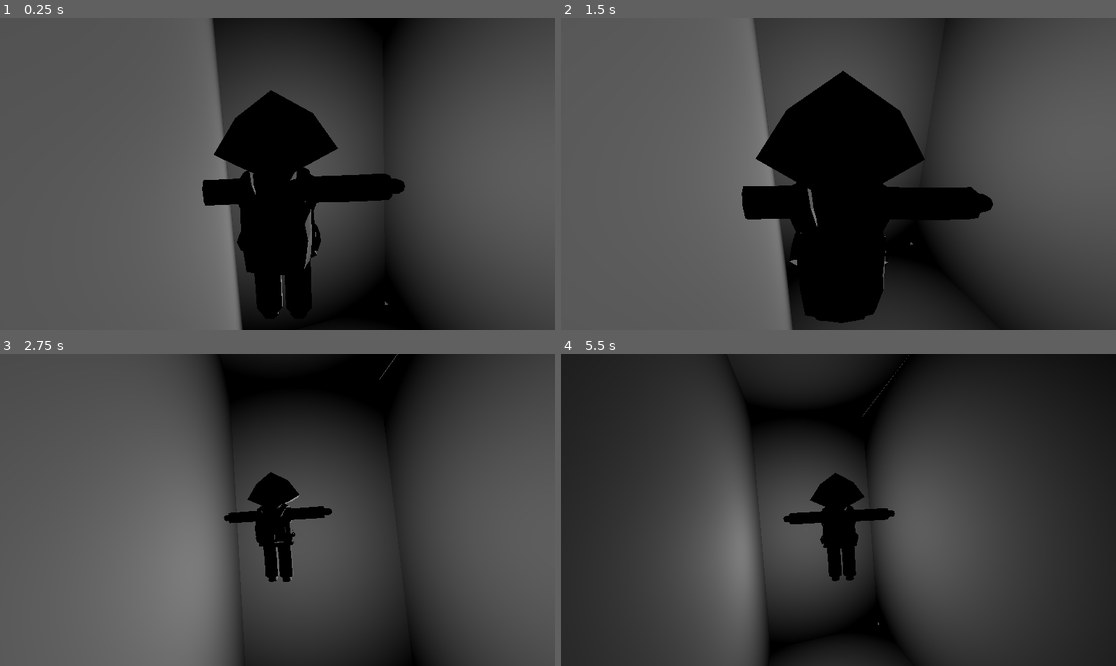
Above: before the commit, frames 1-4 (two rows, left to right).
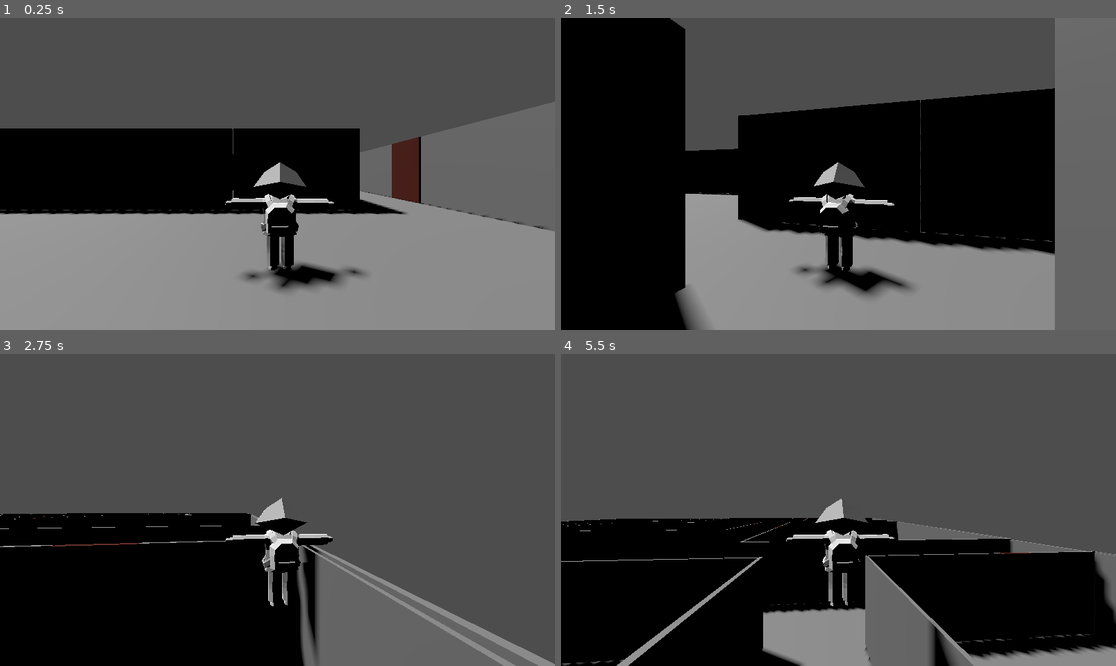
Above: after the commit, the same moments.

Repository: GuerrieraDellaLuna/Indya-Varyale
Game: Godot game, scene res://scenes/main.tscn
The game is run twice, just before and just after one commit, with the same random seed, the same clock (stepped at 60 frames per second) and the same inputs.
Inputs (mouse positions are in pixels of both pictures, inside the frame that each line leads up to):
- Up to frame 1 (0.25 s): no input
- Up to frame 2 (1.5 s): tap Enter (ui_accept) at 0.5, 0.77 s; move the mouse to (960, 158) at 0.52 s; hold D (right) 0.53-1.25 s; click (960, 158) at 0.67 s; drag from (727, 189) to (810, 236) at 1.27 s
- Up to frame 3 (2.75 s): tap Enter (ui_accept) at 2 s; move the mouse to (333, 441) at 2.02 s; hold D (right) from 2.03 s (still down); click (333, 441) at 2.17 s
- Up to frame 4 (5.5 s): release D (right) at 2.75 s; drag from (810, 572) to (672, 463) at 2.77 s; tap Enter (ui_accept) at 3.5, 3.77, 5 s; move the mouse to (1005, 556) at 3.52 s; hold A (left) 3.53-4.25 s; click (1005, 556) at 3.67 s; drag from (672, 463) to (755, 432) at 4.27 s; move the mouse to (866, 510) at 5.02 s; hold S (back) from 5.03 s (still down); click (866, 510) at 5.17 s

The runs differ from the first frame. In frame 1, 64% of the frame differs, in the area x 0-100%, y 0-100%; in frame 2, 66%; in frame 3, 54%; in frame 4, 82%.

Commit message:
fixed player movement

Diff:
--- a/V1/scenes/Player.gd
+++ b/V1/scenes/Player.gd
@@ -27,7 +27,7 @@
 	# As good practice, you should replace UI actions with custom gameplay actions.
 	var input_dir = Input.get_vector("left", "right", "forward", "back")
 	var direction = (transform.basis * Vector3(input_dir.x, 0, input_dir.y)).normalized()
-	direction = direction.rotated(Vector3.UP, spring_arm.rotation.x)
+	direction = direction.rotated(Vector3.UP, spring_arm.rotation.y)
 	# Vector3(input_dir.x, 0, input_dir.y).rotated(Vector3.UP,spring_arm.rotation.x)
 	# (transform.basis * Vector3(input_dir.x, 0, input_dir.y)).normalized()
 	if direction:
@@ -41,6 +41,6 @@
 
 func _unhandled_input(event):
 	if event is InputEventMouseMotion:
-		spring_arm.rotation.x -= event.relative.y * MOUSE_SENSITIVITY
-		spring_arm.rotation_degrees.x = clamp(spring_arm.rotation_degrees.x, -90.0, 30.0)
+		# spring_arm.rotation.x -= event.relative.y * MOUSE_SENSITIVITY
+		spring_arm.rotation_degrees.x = clamp(spring_arm.rotation_degrees.x, -90.0, 00.0)
 		spring_arm.rotation.y -= event.relative.x * MOUSE_SENSITIVITY
--- a/V1/scenes/level_v_2.tscn
+++ b/V1/scenes/level_v_2.tscn
@@ -9,6 +9,7 @@
 [ext_resource type="PackedScene" uid="uid://chsfvms1qb108" path="res://scenes/room_7.tscn" id="7_1iiqc"]
 [ext_resource type="PackedScene" uid="uid://0vmgfkmjhu32" path="res://scenes/room_8.tscn" id="8_p6br4"]
 [ext_resource type="PackedScene" uid="uid://bu5k0bfd3tk0b" path="res://scenes/room_9.tscn" id="9_bon01"]
+[ext_resource type="PackedScene" uid="uid://dx6g0cq42d76v" path="res://scenes/player.tscn" id="10_en32l"]
 
 [sub_resource type="BoxShape3D" id="BoxShape3D_a7g2v"]
 
@@ -90,3 +91,7 @@
 [node name="Room8" parent="." instance=ExtResource("8_p6br4")]
 
 [node name="Room9" parent="." instance=ExtResource("9_bon01")]
+
+[node name="CharacterBody3D" parent="." instance=ExtResource("10_en32l")]
+transform = Transform3D(1, 0, 0, 0, 0.999999, 0, 0, 0, 1, -1.55947, 0.025, 0.672046)
+metadata/_edit_lock_ = true
--- a/V1/scenes/main.tscn
+++ b/V1/scenes/main.tscn
@@ -1,63 +1,9 @@
-[gd_scene load_steps=7 format=3 uid="uid://dllo3od5a6l7y"]
+[gd_scene load_steps=2 format=3 uid="uid://dllo3od5a6l7y"]
 
-[ext_resource type="PackedScene" uid="uid://dx6g0cq42d76v" path="res://scenes/player.tscn" id="1_8cynx"]
-
-[sub_resource type="BoxMesh" id="BoxMesh_fynqy"]
-size = Vector3(8, 8, 0.01)
-
-[sub_resource type="ConcavePolygonShape3D" id="ConcavePolygonShape3D_vcgib"]
-data = PackedVector3Array(-4, 4, 0.005, 4, 4, 0.005, -4, -4, 0.005, 4, 4, 0.005, 4, -4, 0.005, -4, -4, 0.005, 4, 4, -0.005, -4, 4, -0.005, 4, -4, -0.005, -4, 4, -0.005, -4, -4, -0.005, 4, -4, -0.005, 4, 4, 0.005, 4, 4, -0.005, 4, -4, 0.005, 4, 4, -0.005, 4, -4, -0.005, 4, -4, 0.005, -4, 4, -0.005, -4, 4, 0.005, -4, -4, -0.005, -4, 4, 0.005, -4, -4, 0.005, -4, -4, -0.005, 4, 4, 0.005, -4, 4, 0.005, 4, 4, -0.005, -4, 4, 0.005, -4, 4, -0.005, 4, 4, -0.005, -4, -4, 0.005, 4, -4, 0.005, -4, -4, -0.005, 4, -4, 0.005, 4, -4, -0.005, -4, -4, -0.005)
-
-[sub_resource type="BoxMesh" id="BoxMesh_hic7k"]
-size = Vector3(8, 4, 0.01)
-
-[sub_resource type="PlaneMesh" id="PlaneMesh_w7f50"]
-size = Vector2(3.5, 4)
-
-[sub_resource type="PlaneMesh" id="PlaneMesh_cwjrm"]
-size = Vector2(9, 8)
+[ext_resource type="PackedScene" uid="uid://ske57ek6uenu" path="res://scenes/level_v_2.tscn" id="1_h0xi1"]
 
 [node name="Main" type="Node3D"]
-transform = Transform3D(-0.0933823, -0.983243, -0.156569, -0.988823, 0.0732318, 0.129872, -0.11623, 0.166947, -0.979091, -6.54347e-05, 0, 0.0011059)
+transform = Transform3D(1, 0, 0, 0, 1, 0, 0, 0, 1, -6.54347e-05, 0, 0.0011059)
 
-[node name="Floor" type="MeshInstance3D" parent="."]
-transform = Transform3D(0.118733, -0.0879648, 0.989022, -0.160675, -0.984642, -0.0682861, 0.979839, -0.150803, -0.131043, 0, 0, 0)
-mesh = SubResource("BoxMesh_fynqy")
-
-[node name="StaticBody3D" type="StaticBody3D" parent="Floor"]
-
-[node name="CollisionShape3D" type="CollisionShape3D" parent="Floor/StaticBody3D"]
-shape = SubResource("ConcavePolygonShape3D_vcgib")
-
-[node name="Wall" type="Node3D" parent="."]
-transform = Transform3D(0.118733, -0.0879648, 0.989022, -0.160675, -0.984642, -0.068286, 0.979839, -0.150803, -0.131043, 0.229996, -0.0500894, 0.0120942)
-
-[node name="Wall3" type="MeshInstance3D" parent="Wall"]
-transform = Transform3D(0.00988476, 0.00590563, -0.999937, 0.999954, -0.00209342, 0.00987258, -0.00203497, -0.999984, -0.00592601, 3.92556, -0.00148789, -2.12735)
-mesh = SubResource("BoxMesh_hic7k")
-skeleton = NodePath("")
-
-[node name="Wall4" type="MeshInstance3D" parent="Wall"]
-transform = Transform3D(0.999908, 0.0130233, -0.00388022, 0.0130126, -0.999912, -0.00276536, -0.00391589, 0.00271463, -0.999989, 2.15166, 3.86331, -2.21371)
-mesh = SubResource("PlaneMesh_w7f50")
-
-[node name="Wall6" type="MeshInstance3D" parent="Wall"]
-transform = Transform3D(1, -4.02522e-05, -0.000139831, 4.32311e-05, 0.999772, 0.0214129, 0.000138939, -0.0214129, 0.999771, 2.49154, -4.04025, -2.19919)
-mesh = SubResource("PlaneMesh_w7f50")
-
-[node name="Wall5" type="MeshInstance3D" parent="Wall"]
-transform = Transform3D(0.999909, 0.0129824, -0.00401328, 0.0130516, -0.999759, 0.0177232, -0.00378222, -0.017774, -0.999835, -2.32327, 3.94453, -2.23222)
-mesh = SubResource("PlaneMesh_w7f50")
-
-[node name="Wall7" type="MeshInstance3D" parent="Wall"]
-transform = Transform3D(1, -3.41469e-05, -0.000117891, 3.62559e-05, 0.999839, 0.0180627, 0.000117257, -0.0180628, 0.999837, -2.2715, -3.99766, -2.19491)
-mesh = SubResource("PlaneMesh_w7f50")
-
-[node name="OmniLight3D" type="OmniLight3D" parent="."]
-transform = Transform3D(-0.0896891, -0.989311, -0.114979, -0.991844, 0.0782228, 0.100634, -0.0905638, 0.123067, -0.988257, -1.37236, -0.175496, 1.38896)
-
-[node name="Roof" type="MeshInstance3D" parent="."]
-transform = Transform3D(0.117382, 0.989503, 0.0842687, -0.165457, -0.0641829, 0.984124, 0.979203, -0.129461, 0.156187, -3.93077, 0.361849, 0.528831)
-mesh = SubResource("PlaneMesh_cwjrm")
-
-[node name="CharacterBody3D" parent="." instance=ExtResource("1_8cynx")]
+[node name="level_V2" parent="." instance=ExtResource("1_h0xi1")]
+transform = Transform3D(1, -1.86265e-09, 0, -7.45058e-09, 1, 0, -7.45058e-09, -1.49012e-08, 1, -0.0804078, -0.774495, -0.175491)
--- a/V1/scenes/player.tscn
+++ b/V1/scenes/player.tscn
@@ -4,21 +4,20 @@
 [ext_resource type="PackedScene" uid="uid://dq8lv7s0pd7ai" path="res://test_character.glb" id="2_nhmml"]
 
 [sub_resource type="CapsuleShape3D" id="CapsuleShape3D_336gw"]
+height = 2.15865
 
 [node name="CharacterBody3D" type="CharacterBody3D"]
-transform = Transform3D(-4.37114e-08, 0.999999, 0, -1, -4.37113e-08, 0, 0, 0, 1, -0.0325307, 0.0259087, 0.0459475)
+transform = Transform3D(1, 0, 0, 0, 0.999999, 0, 0, 0, 1, 0, 0, 0)
 script = ExtResource("1_kchju")
 
 [node name="CollisionShape3D" type="CollisionShape3D" parent="."]
-transform = Transform3D(-0.00597169, -0.297386, 0.0390608, 0.299912, -0.00645589, -0.00330019, 0.00411202, 0.0389837, 0.297428, -0.19339, 0.0143224, 0.0253999)
+transform = Transform3D(0.276, 0, 0, 0, 0.29, 0, 0, 0, 0.276, -0.05, 0.32, 0)
 shape = SubResource("CapsuleShape3D_336gw")
 
 [node name="SpringArm3D" type="SpringArm3D" parent="."]
-transform = Transform3D(-0.035551, -0.96947, -0.242629, -0.993523, 0.00806174, 0.113363, -0.107946, 0.245088, -0.963475, -0.326821, 0.0242042, 0.0429247)
-margin = 0.1
+transform = Transform3D(4.37114e-08, 8.74228e-08, -1, 8.74228e-08, 1, 8.74228e-08, 1, -8.74228e-08, 4.37114e-08, 0, 0.45, 0)
 
 [node name="Camera3D" type="Camera3D" parent="SpringArm3D"]
-transform = Transform3D(1, -2.98023e-08, 2.38419e-07, 1.62981e-09, 1, 1.546e-07, -1.49012e-08, 1.86265e-09, 1, 0, 0, 0)
 
 [node name="test_character" parent="." instance=ExtResource("2_nhmml")]
-transform = Transform3D(0.0433312, -0.994697, -0.0932928, -0.162959, 0.0850929, -0.982958, 0.985683, 0.0577955, -0.158407, 0, 0, 0)
+transform = Transform3D(1, 0, 0, 0, 1, 0, 0, 0, 1, 0, 0, 0.01)
Not shown: 1 places in V1/scenes/level_v_2.tscn that only renumber resources
